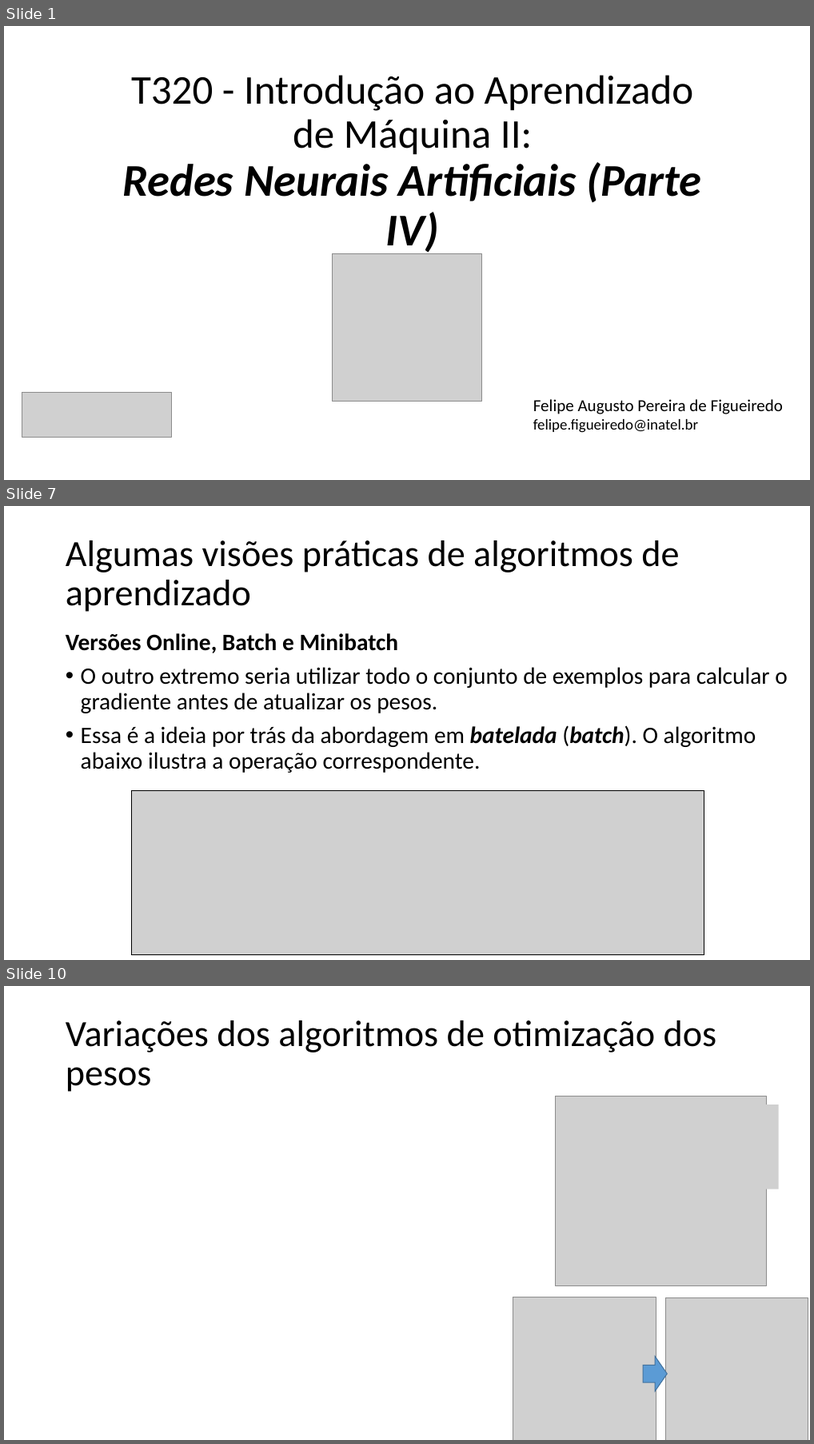
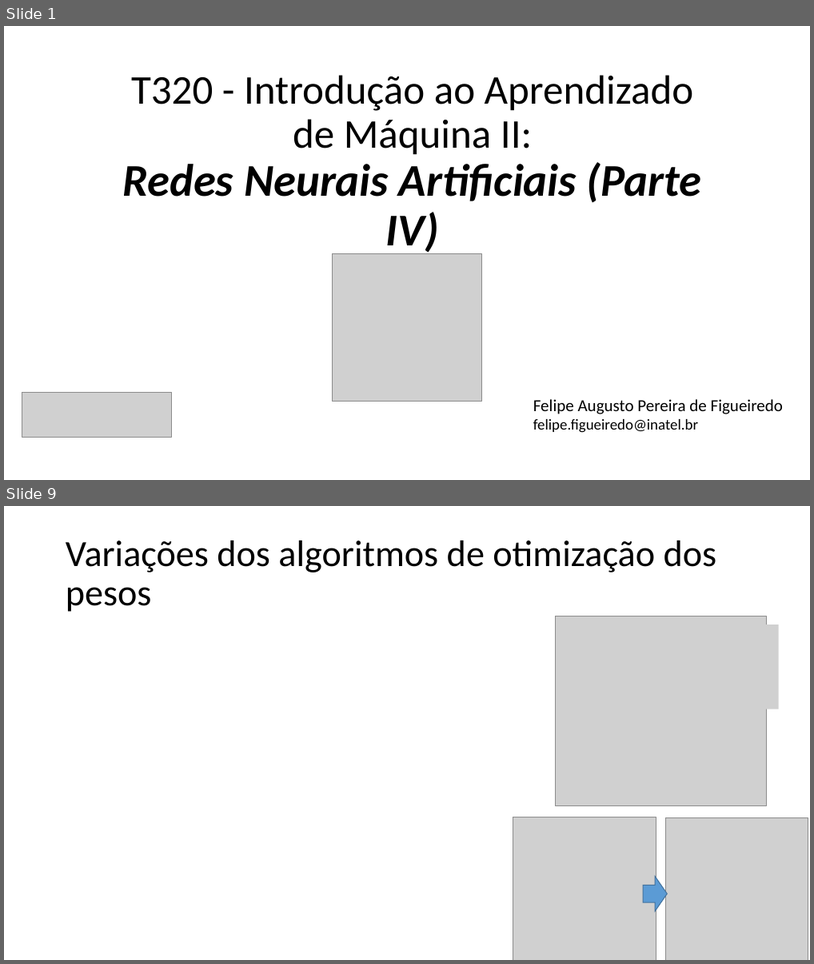
Before and after one commit to zz4fap/t320_aprendizado_de_maquina, a slide deck: slides/T320_Redes_Neurais_Artificiais (Parte IV).pptx. Shown one above the other, each under a label of ours: slides 1, 7 and 10 before the commit, slides 1 and 9 after it; the slides between them are not shown. The pictures are 814x1444 and 814x964 pixels, drawn with LibreOffice and Linux fonts; fonts in the diff are those of the drawing; grey boxes stand for pictures. Boxes give left, top, right and bottom in pixels: in the first picture for what was removed or moved away, otherwise in the second. Text is boxed around its words. In the diff, an @@ line names an element or a change of style, - is before the commit and + after.

```diff
--- a/slides/T320_Redes_Neurais_Artificiais (Parte IV).pptx
+++ b/slides/T320_Redes_Neurais_Artificiais (Parte IV).pptx
@@ slide 7 removed at (4, 506, 810, 960), background #FFFFFF @@
@@ title removed at (66, 540, 679, 612) @@
-Algumas visões práticas de algoritmos de aprendizado
@@ text removed at (66, 633, 787, 772) @@
-Versões Online, Batch e Minibatch
-• O outro extremo seria utilizar todo o conjunto de exemplos para calcular o gradiente antes de atualizar os pesos.
-• Essa é a ideia por trás da abordagem em batelada (batch). O algoritmo abaixo ilustra a operação correspondente.
@@ picture removed at (132, 790, 705, 955) @@
@@ what was slide 10 is now slide 9 @@
```
Also in this commit, not shown: 2 slides changed, 5 slides added, 5 other slides removed, 1 other file.
